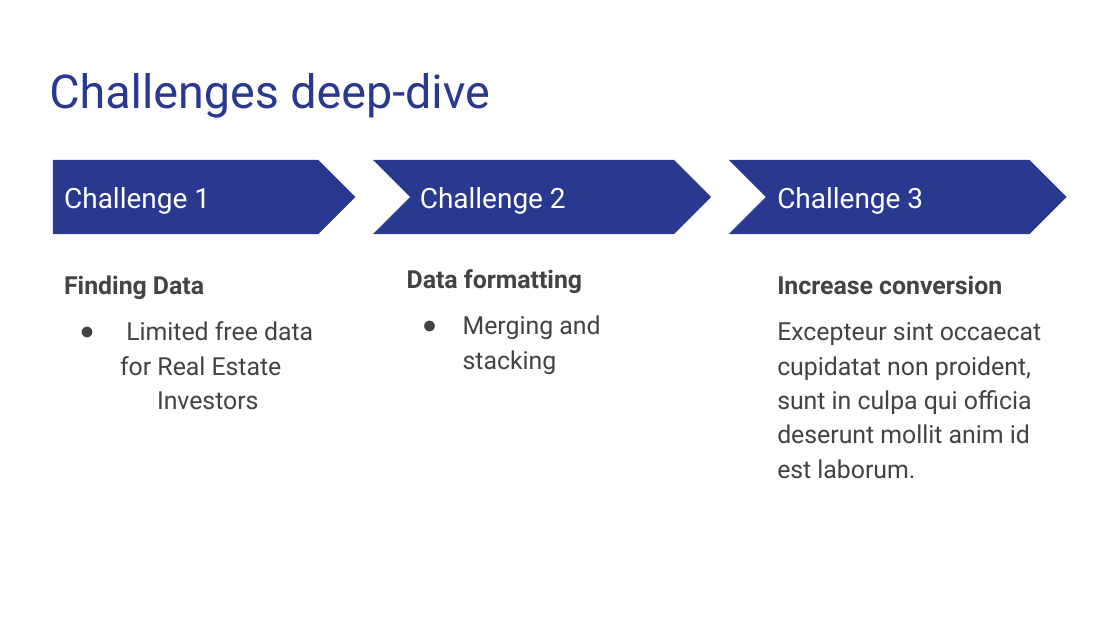
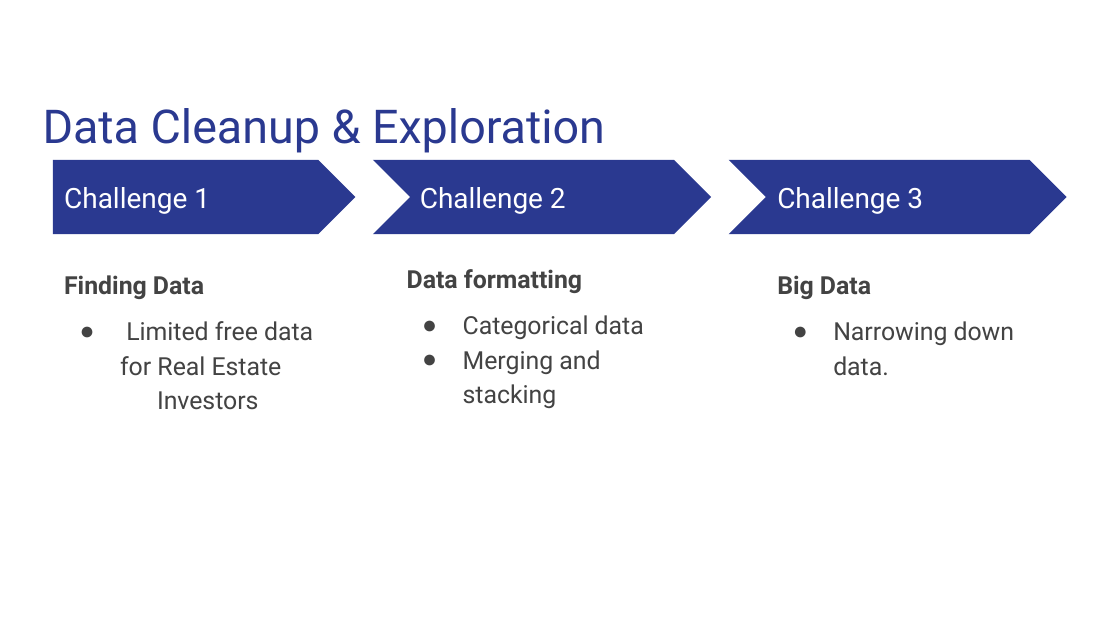
Before and after one commit to quizh001/Project-One, a slide deck: slide 3 of Case study.pptx. Drawn at 1120x630 pixels with LibreOffice and Linux fonts; fonts in the diff are those of the drawing. Boxes give left, top, right and bottom in pixels: in the first picture for what was removed or moved away, otherwise in the second. Text is boxed around its words. In the diff, an @@ line names an element or a change of style, - is before the commit and + after.

```diff
--- a/Case study.pptx
+++ b/Case study.pptx
@@ title at [43, 108, 605, 153]: text changed @@
-Challenges deep-dive
+Data Cleanup & Exploration
@@ text at [777, 275, 1015, 376]: text changed @@
-Increase conversion
-Excepteur sint occaecat cupidatat non proident, sunt in culpa qui officia deserunt mollit anim id est laborum.
+Big Data
+● Narrowing down data.
@@ text at [463, 315, 644, 339]: paragraph added @@
+● Categorical data
@@ text at [463, 350, 600, 408]: less space between paragraphs @@
```
Also in this commit, not shown: 2 other slides changed, 2 slides added, 2 slides removed.
